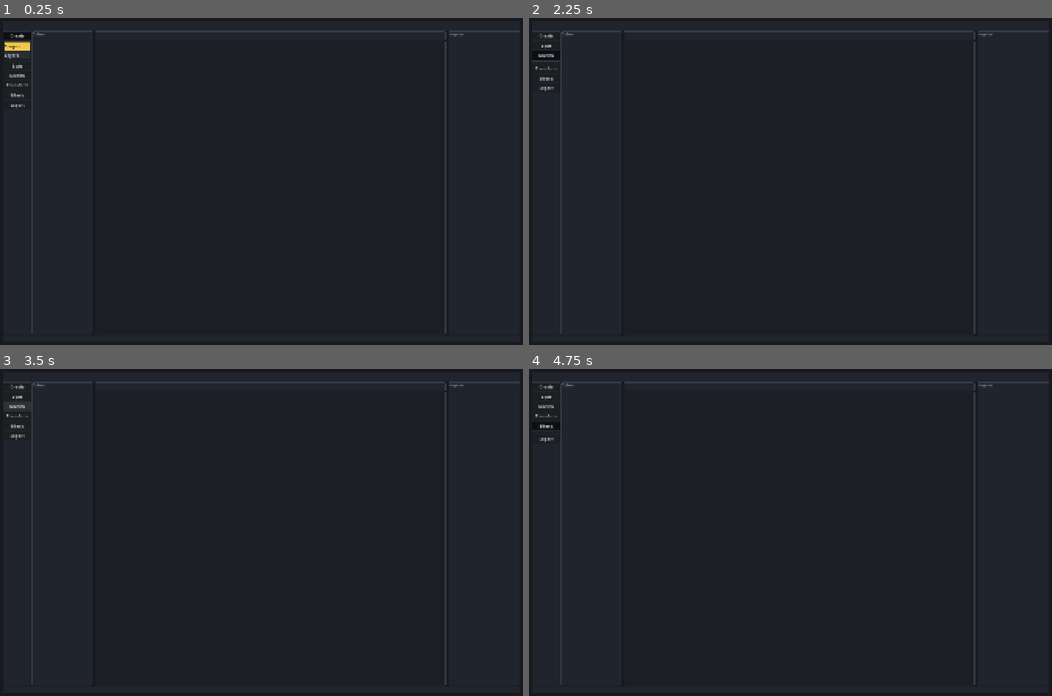
Above: before the commit, frames 1-4 (two rows, left to right).
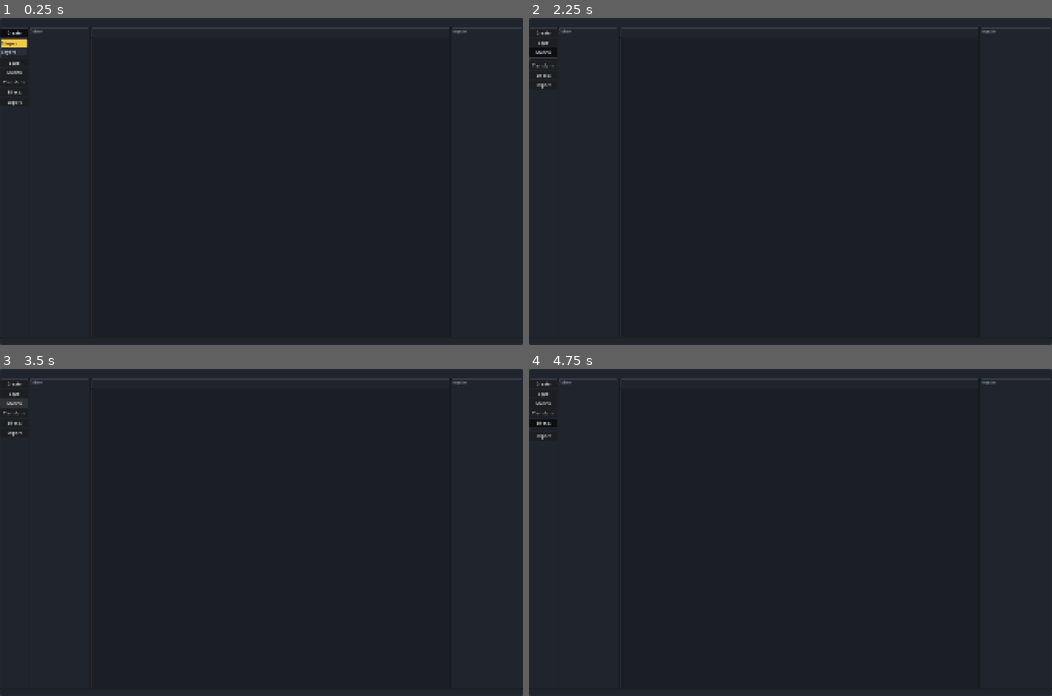
Above: after the commit, the same moments.

Repository: umut144/PolyPixar
Game: Godot game, scene res://scenes/main.tscn
Same seed, same stepped clock (60 frames per second), same inputs: the game is played once before the commit and once after it.
Inputs:
- Up to frame 1 (0.25 s): no input
- Up to frame 2 (2.25 s): click "Create" at 0.5 s; click "Style" at 1.25 s; click "Motion" at 2 s
- Up to frame 3 (3.5 s): click "Motion" at 2.75 s
- Up to frame 4 (4.75 s): click "Transform" at 3.5 s; click "Effects" at 4.25 s

The runs differ from the first frame. In frame 1, 2.2% of the frame differs, in the area x 0-100%, y 0-100%; in frame 2, 2.0%; in frame 3, 2.0%; in frame 4, 2.0%.

Commit message:
ui: minimize outer and split spacing

Diff:
--- a/scripts/main.gd
+++ b/scripts/main.gd
@@ -21,10 +21,10 @@
 
 	var root_margin := MarginContainer.new()
 	root_margin.set_anchors_and_offsets_preset(Control.PRESET_FULL_RECT)
-	root_margin.add_theme_constant_override("margin_left", 12)
-	root_margin.add_theme_constant_override("margin_top", 12)
-	root_margin.add_theme_constant_override("margin_right", 12)
-	root_margin.add_theme_constant_override("margin_bottom", 12)
+	root_margin.add_theme_constant_override("margin_left", 1)
+	root_margin.add_theme_constant_override("margin_top", 1)
+	root_margin.add_theme_constant_override("margin_right", 1)
+	root_margin.add_theme_constant_override("margin_bottom", 1)
 	add_child(root_margin)
 
 	var main_layout := VBoxContainer.new()
@@ -55,6 +55,7 @@
 	var workspace_split := HSplitContainer.new()
 	workspace_split.size_flags_horizontal = Control.SIZE_EXPAND_FILL
 	workspace_split.size_flags_vertical = Control.SIZE_EXPAND_FILL
+	workspace_split.add_theme_constant_override("separation", 2)
 	workspace_split.split_offset = 220
 	workspace_row.add_child(workspace_split)
 
@@ -77,6 +78,7 @@
 	var canvas_split := HSplitContainer.new()
 	canvas_split.size_flags_horizontal = Control.SIZE_EXPAND_FILL
 	canvas_split.size_flags_vertical = Control.SIZE_EXPAND_FILL
+	canvas_split.add_theme_constant_override("separation", 2)
 	canvas_split.split_offset = 820
 	workspace_split.add_child(canvas_split)
 
Not shown, changed: AI_CONTEXT.md
Not shown, changed: ARCHITECTURE.md
